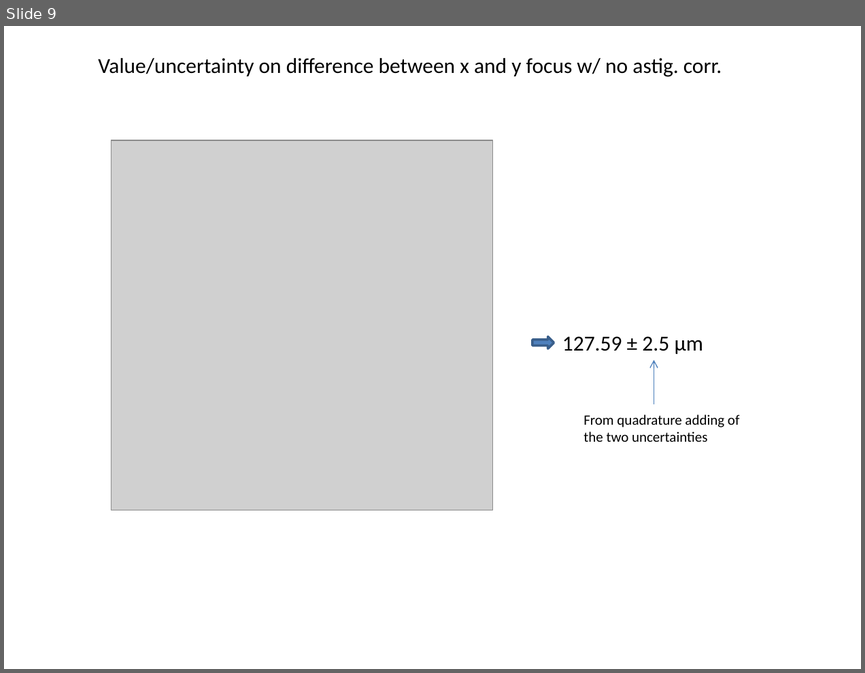
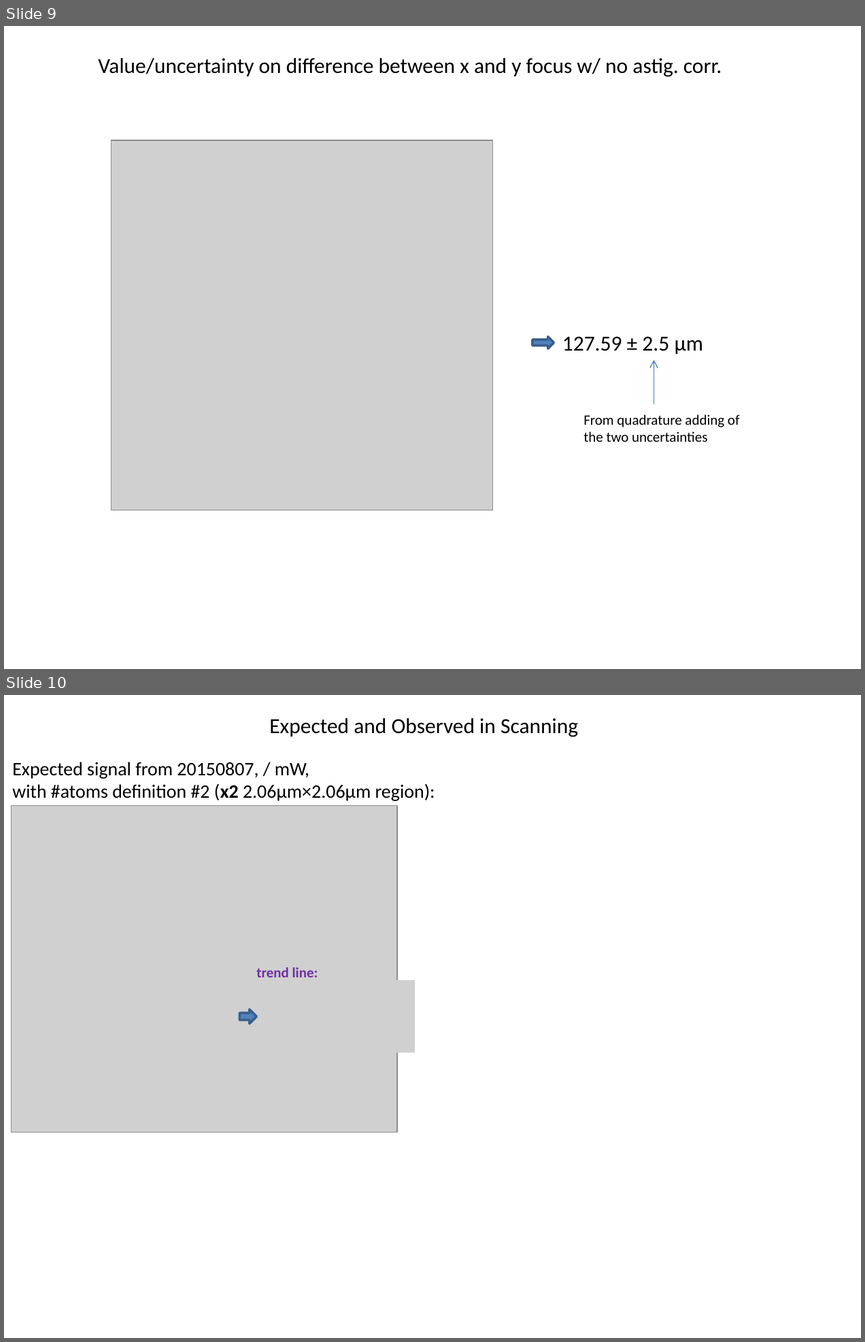
Before and after one commit to Waltmon/timthesis, a slide deck: thought_process.pptx. Shown one above the other, each under a label of ours: slide 9 before the commit, slides 9 and 10 after it. The pictures are 865x673 and 865x1342 pixels, drawn with LibreOffice and Linux fonts; fonts in the diff are those of the drawing; grey boxes stand for pictures. Boxes give left, top, right and bottom in pixels: in the first picture for what was removed or moved away, otherwise in the second. Text is boxed around its words. In the diff, an @@ line names an element or a change of style, - is before the commit and + after.

Commit message:
sfsadfasdfasdfas i mean working on man whatever

```diff
--- a/thought_process.pptx
+++ b/thought_process.pptx
@@ slide 10 added at [4, 695, 861, 1338], background #FFFFFF @@
@@ text added at [269, 718, 578, 737], 18 pt, text #000000 @@
+Expected and Observed in Scanning
@@ text added at [12, 762, 435, 801], 16 pt, text #000000 @@
+Expected signal from 20150807, / mW,
+with #atoms definition #2 (x2 2.06μm×2.06μm region):
@@ picture added at [11, 806, 397, 1132] @@
@@ text added at [256, 967, 318, 977], 12 pt, text #7030A0, bold @@
+trend line:
@@ picture added at [261, 981, 415, 1053] @@
@@ right arrow added at [239, 1009, 257, 1024], fill #4F81BD, outline #3A5F8C 2 pt @@
```
